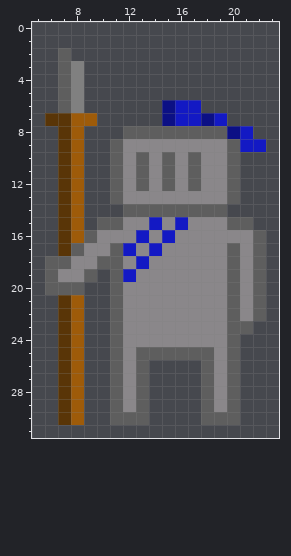
Pixel-art sprite -- Assets/Resources/Units/Pikeman.png. This is how it looked before the edit.
The file is 32x32 pixels. Shown: x 5..23, y 0..31.
Once edited:
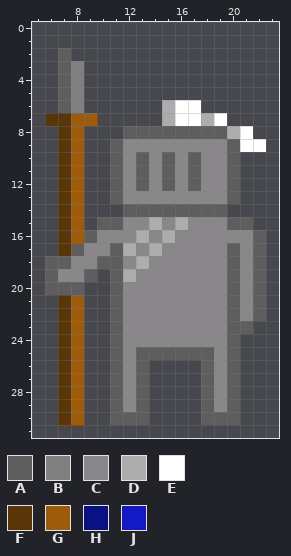
Palette (. is transparent): A #5e5e5e  B #808080  C #8a878a  D #adadad  E #ffffff  F #593507  G #9e5b09  H #0c1085  J #1319c4
Diff:
Colour H gives way to colour D in row 6 at x 15; in row 7 at x 15 and 18; in row 8 at x 20.
Colour J gives way to colour D in row 15 at x 14 and 16; in row 16 at x 13 and 15; in row 17 at x 12 and 14; in row 18 at x 13; in row 19 at x 12.
Colour J gives way to colour E in row 6 at x 16 to 17; in row 7 at x 16 to 17 and 19; in row 8 at x 21; in row 9 at x 21 to 22.
Pixel boxes of the changes (left, top, right, bottom) in both pictures:
changed: (162, 100, 266, 152)
changed: (123, 217, 188, 282)
